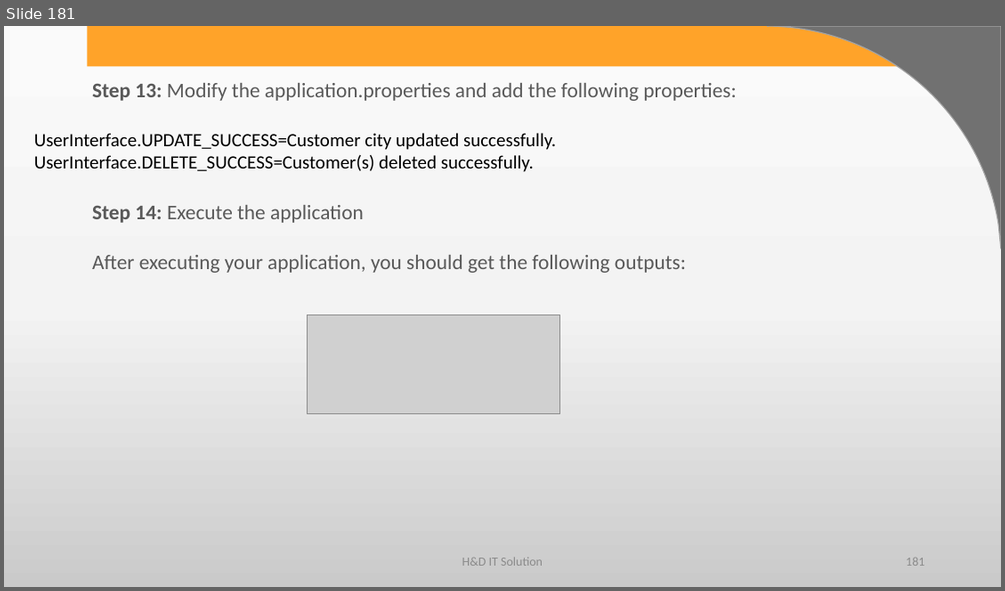
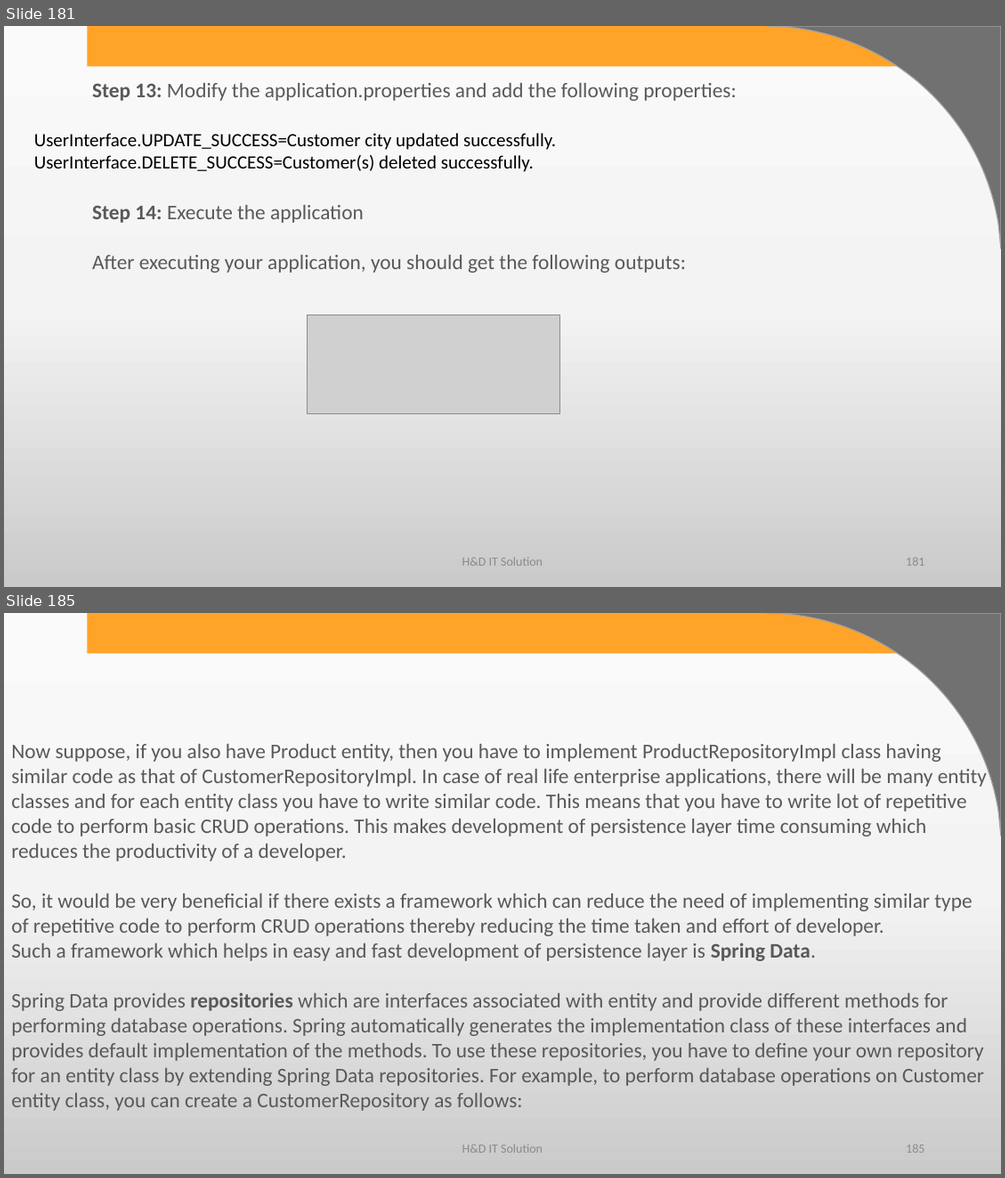
Before and after one commit to harshadasawant/spring_boot1, a slide deck: infinite/src/main/ppt/Persistence Layer using Spring Boot.pptx. Shown one above the other, each under a label of ours: slide 181 before the commit, slides 181 and 185 after it; the slides between them are not shown. The pictures are 1005x591 and 1005x1178 pixels, drawn with LibreOffice and Linux fonts; fonts in the diff are those of the drawing; grey boxes stand for pictures; background and template pictures are left out. Boxes give left, top, right and bottom in pixels: in the first picture for what was removed or moved away, otherwise in the second. Text is boxed around its words. In the diff, an @@ line names an element or a change of style, - is before the commit and + after.

Commit message:
added ppt

```diff
--- a/infinite/src/main/ppt/Persistence Layer using Spring Boot.pptx
+++ b/infinite/src/main/ppt/Persistence Layer using Spring Boot.pptx
@@ slide 185 added at bbox=[4, 613, 1001, 1174], background gradient #FBFBFB to #F4F4F4 to #CBCBCB; not listed: 2 template elements that a slide beside it also shows @@
@@ text added at bbox=[11, 744, 987, 1111], 20 pt, text #595959 @@
+Now suppose, if you also have Product entity, then you have to implement ProductRepositoryImpl class having similar code as that of CustomerRepositoryImpl. In case of real life enterprise applications, there will be many entity classes and for each entity class you have to write similar code. This means that you have to write lot of repetitive code to perform basic CRUD operations. This makes development of persistence layer time consuming which reduces the productivity of a developer.
+So, it would be very beneficial if there exists a framework which can reduce the need of implementing similar type of repetitive code to perform CRUD operations thereby reducing the time taken and effort of developer.
+Such a framework which helps in easy and fast development of persistence layer is Spring Data.
+Spring Data provides repositories which are interfaces associated with entity and provide different methods for performing database operations. Spring automatically generates the implementation class of these interfaces and provides default implementation of the methods. To use these repositories, you have to define your own repository for an entity class by extending Spring Data repositories. For example, to perform database operations on Customer entity class, you can create a CustomerRepository as follows:
@@ text added at bbox=[462, 1143, 542, 1152], 12 pt, text #8C8C8C @@
+H&D IT Solution
@@ page number added at bbox=[906, 1144, 924, 1152], 12 pt, text #8C8C8C @@
+185
```
Also in this commit, not shown: 108 other slides added.
